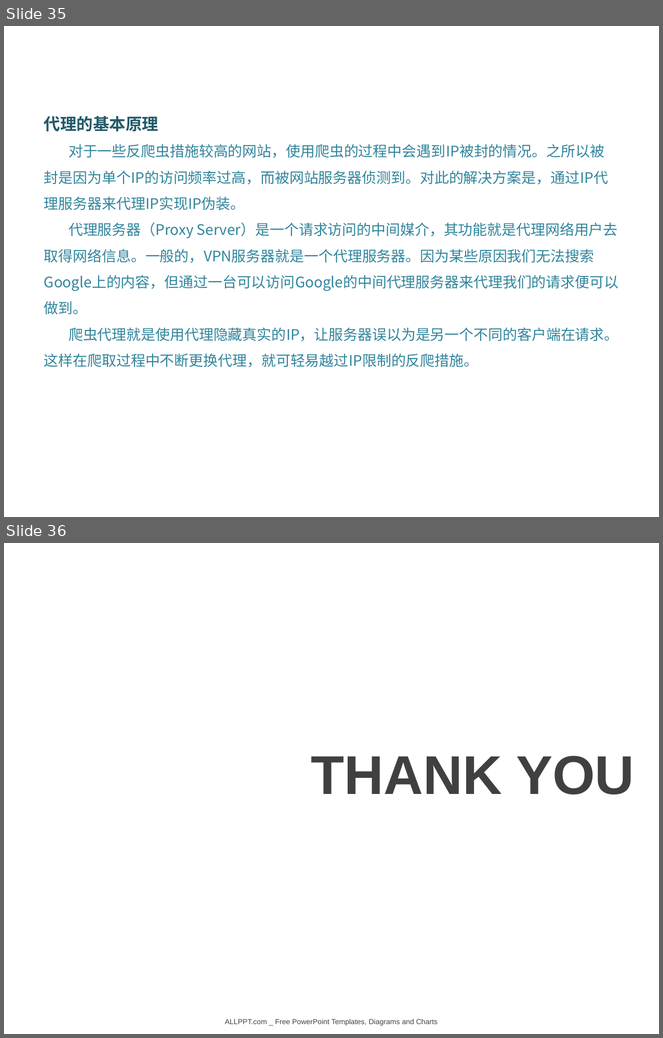
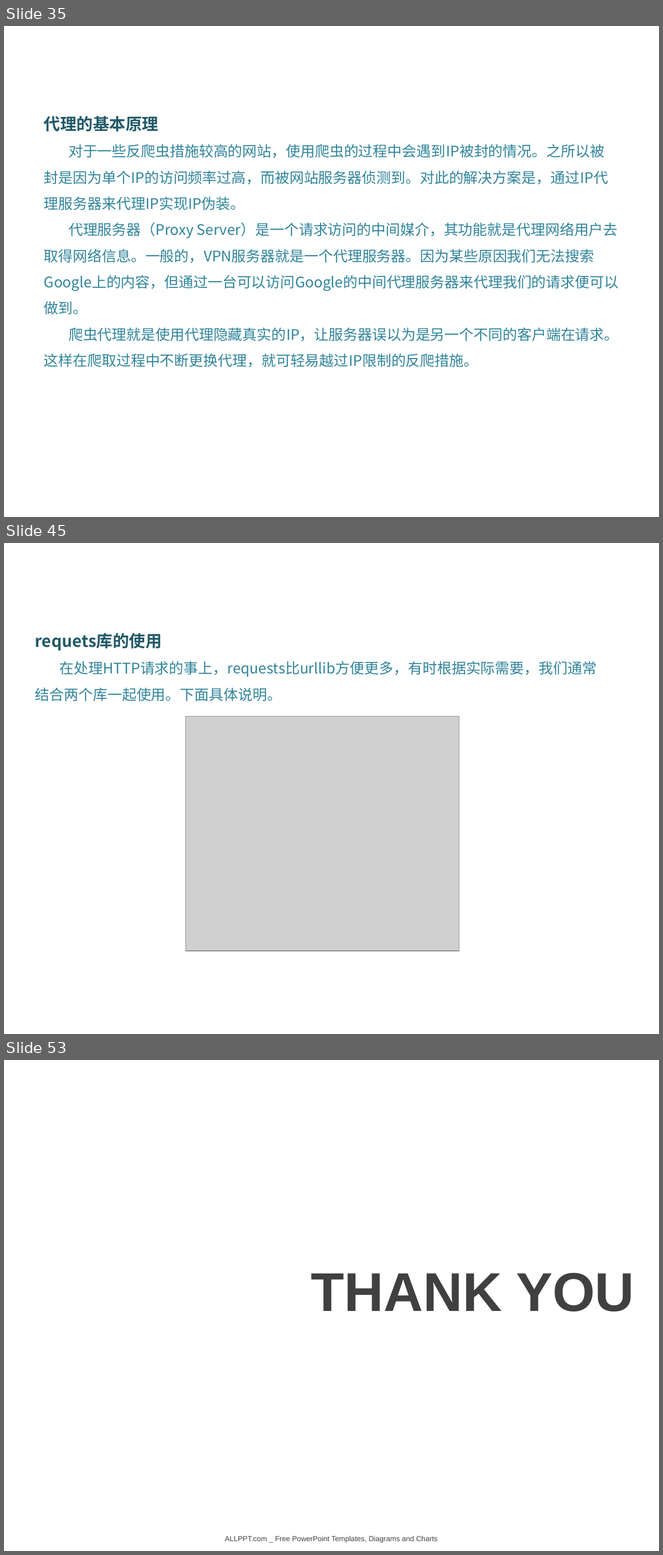
Before and after one commit to DataScienceCoding/Python-Web-Crawler, a slide deck: Python-Web-Crawler.pptx. Shown one above the other, each under a label of ours: slides 35 and 36 before the commit, slides 35, 45 and 53 after it; the slides between them are not shown. The pictures are 663x1038 and 663x1555 pixels, drawn with LibreOffice and Linux fonts; fonts in the diff are those of the drawing; grey boxes stand for pictures; background and template pictures are left out. Boxes give left, top, right and bottom in pixels: in the first picture for what was removed or moved away, otherwise in the second. Text is boxed around its words. In the diff, an @@ line names an element or a change of style, - is before the commit and + after.

```diff
--- a/Python-Web-Crawler.pptx
+++ b/Python-Web-Crawler.pptx
@@ slide 45 added at (4,543,659,1034), background picture (left out) @@
@@ text added at (35,633,597,702), 16 pt, text #31859C @@
+requets库的使用
+在处理HTTP请求的事上，requests比urllib方便更多，有时根据实际需要，我们通常结合两个库一起使用。下面具体说明。
@@ picture added at (185,717,460,951) @@
@@ what was slide 36 is now slide 53 @@
```
Also in this commit, not shown: 16 other slides added, 7 other files.
